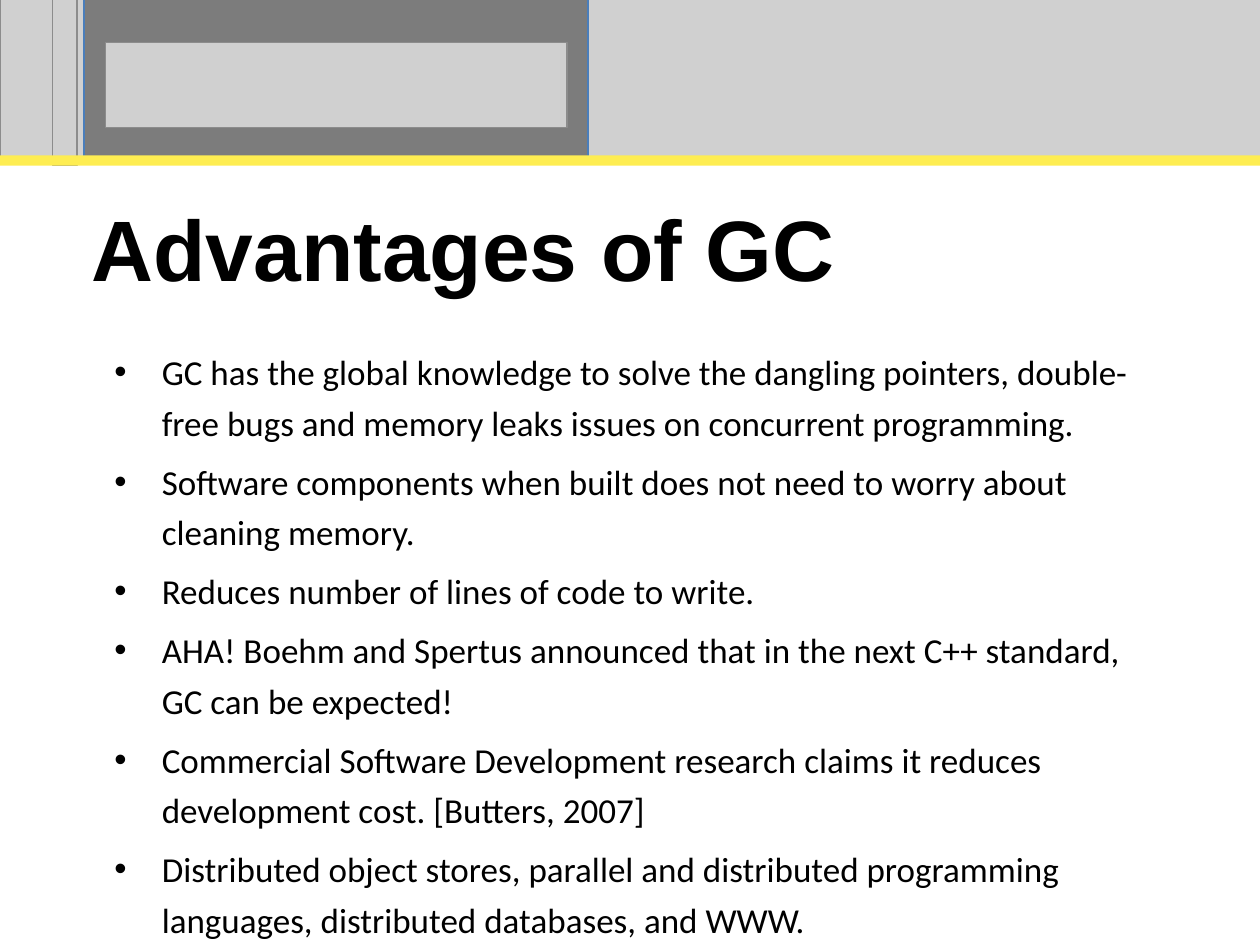
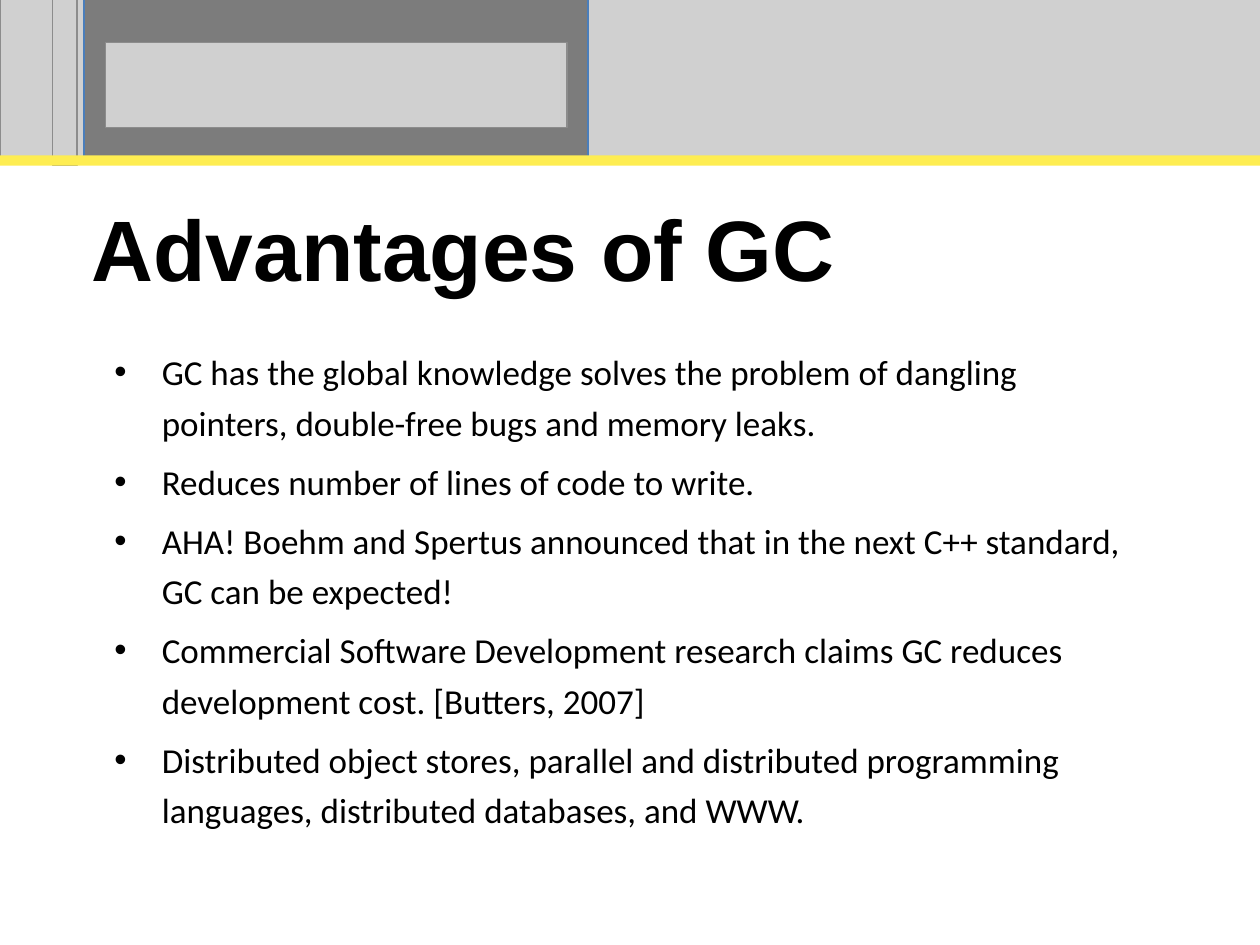
Before and after one commit to perpetualcoder/thesis, a slide deck: slide 13 of thesisppt/defense.ppt. Drawn at 1260x945 pixels with LibreOffice and Linux fonts; fonts in the diff are those of the drawing; grey boxes stand for pictures. Boxes give left, top, right and bottom in pixels: in the first picture for what was removed or moved away, otherwise in the second. Text is boxed around its words. In the diff, an @@ line names an element or a change of style, - is before the commit and + after.

```diff
--- a/thesisppt/defense.ppt
+++ b/thesisppt/defense.ppt
@@ subtitle at box(162, 360, 1017, 442): text changed @@
-• GC has the global knowledge to solve the dangling pointers, double-free bugs and memory leaks issues on concurrent programming.
-• Software components when built does not need to worry about cleaning memory.
+• GC has the global knowledge solves the problem of dangling pointers, double-free bugs and memory leaks.
@@ subtitle at box(162, 638, 1062, 720): text changed @@
-• Commercial Software Development research claims it reduces development cost. [Butters, 2007]
+• Commercial Software Development research claims GC reduces development cost. [Butters, 2007]
```
Also in this commit, not shown: 7 other slides changed, 1 other file.
